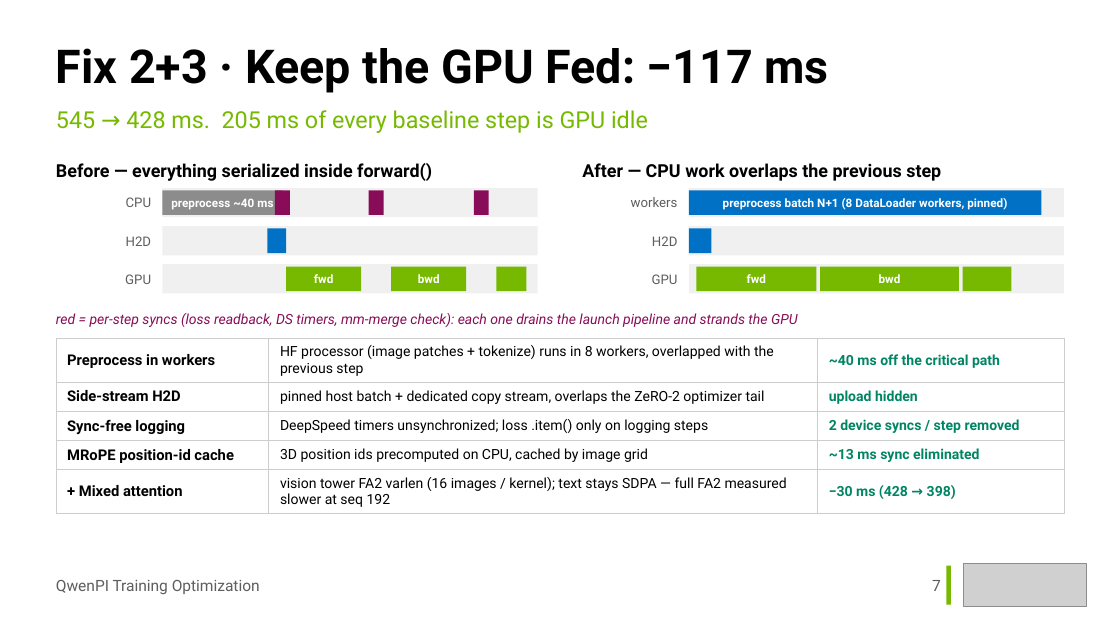
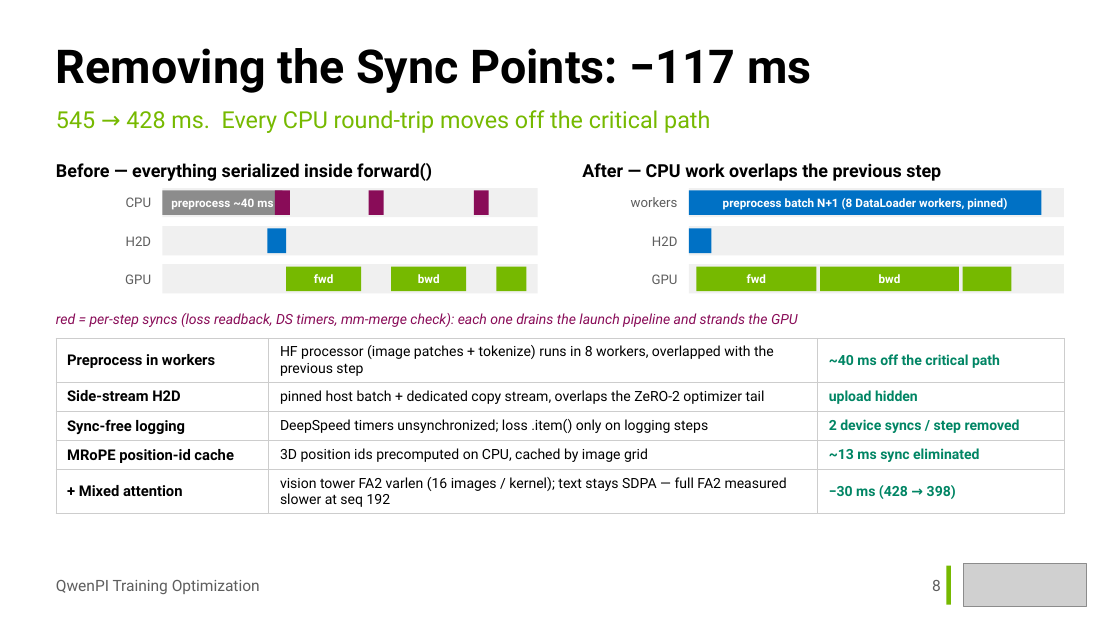
Before and after one commit to Holworth/starVLA, a slide deck: slide 8 of docs/slides/qwenpi-optimization.pptx (slide 7 before the commit). Drawn at 1120x630 pixels with LibreOffice and Linux fonts; fonts in the diff are those of the drawing; grey boxes stand for pictures. Boxes give left, top, right and bottom in pixels: in the first picture for what was removed or moved away, otherwise in the second. Text is boxed around its words. In the diff, an @@ line names an element or a change of style, - is before the commit and + after.

Commit message:
docs(slides): sync-points problem page + simplified 4-vs-1 overlap story

```diff
--- a/docs/slides/qwenpi-optimization.pptx
+++ b/docs/slides/qwenpi-optimization.pptx
@@ text at (x1=56, y1=48, x2=811, y2=93): text changed @@
-Fix 2+3 · Keep the GPU Fed: −117 ms
+Removing the Sync Points: −117 ms
@@ text at (x1=56, y1=110, x2=710, y2=133): text changed @@
-545 → 428 ms. 205 ms of every baseline step is GPU idle
+545 → 428 ms. Every CPU round-trip moves off the critical path
@@ text at (x1=932, y1=580, x2=941, y2=591): text changed @@
-7
+8
```
Also in this commit, not shown: 6 other slides changed, 1 slide added, 1 other file.
